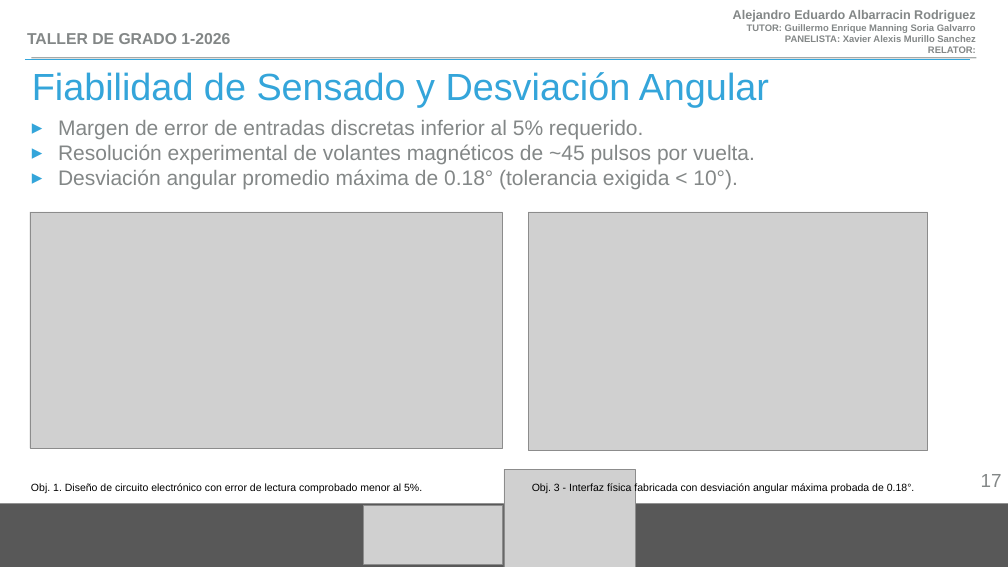
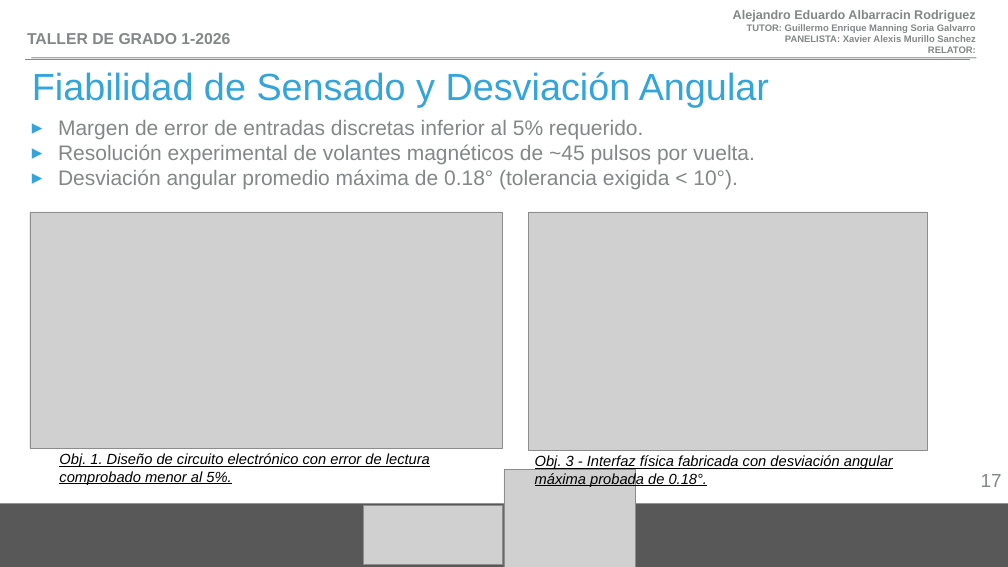
Before and after one commit to albale15/simulador_de_Extraccion_de_polipos_intestinales, a slide deck: slide 17 of presentacion/presentacion simulador de reseccion de polipos intestinales.pptx. Drawn at 1008x567 pixels with LibreOffice and Linux fonts; fonts in the diff are those of the drawing; grey boxes stand for pictures. Boxes give left, top, right and bottom in pixels: in the first picture for what was removed or moved away, otherwise in the second. Text is boxed around its words. In the diff, an @@ line names an element or a change of style, - is before the commit and + after.

```diff
--- a/presentacion/presentacion simulador de reseccion de polipos intestinales.pptx
+++ b/presentacion/presentacion simulador de reseccion de polipos intestinales.pptx
@@ text "Obj. 1. Diseño de circuito ...": place and size @@
-text "Obj. 1. Diseño de circuito ..." at (31,483,422,493)
+text "Obj. 1. Diseño de circuito ..." at (59,453,430,485)
@@ text "Obj. 1. Diseño de circuito ..." at (59,453,430,485): size 20 to 28 pt, italic on, underline on @@
@@ text "Obj. 3 - Interfaz física ..." at (535,455,893,487): size 20 to 28 pt, italic on, underline on @@
@@ text "Obj. 3 - Interfaz física ...": place and size @@
-text "Obj. 3 - Interfaz física ..." at (532,483,915,494)
+text "Obj. 3 - Interfaz física ..." at (535,455,893,487)
```
Also in this commit, not shown: 11 other slides changed, 6 other files.
